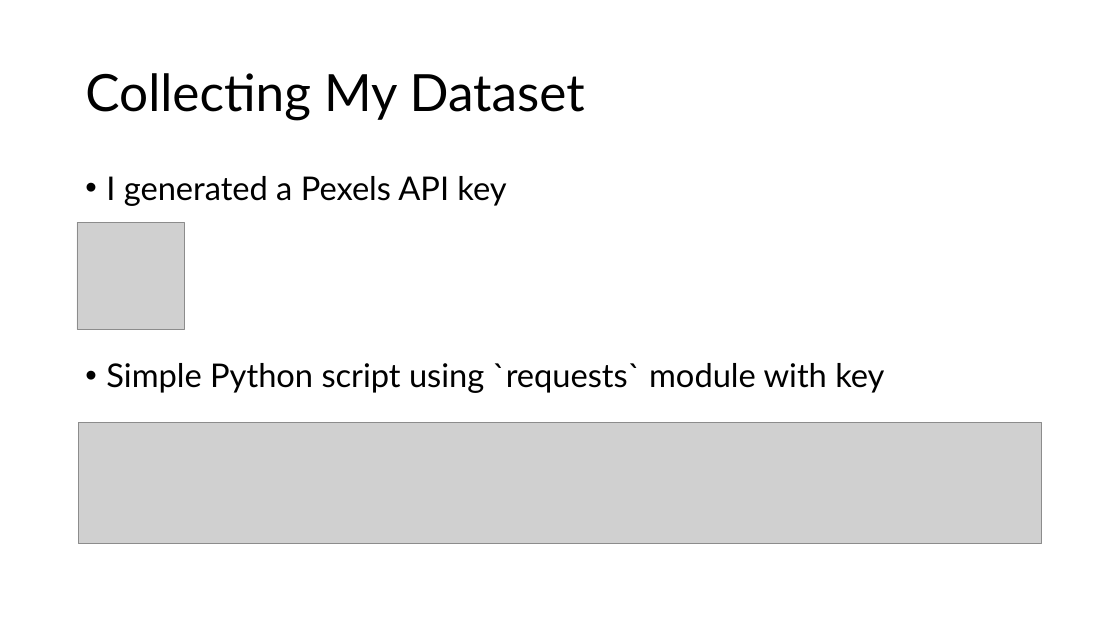
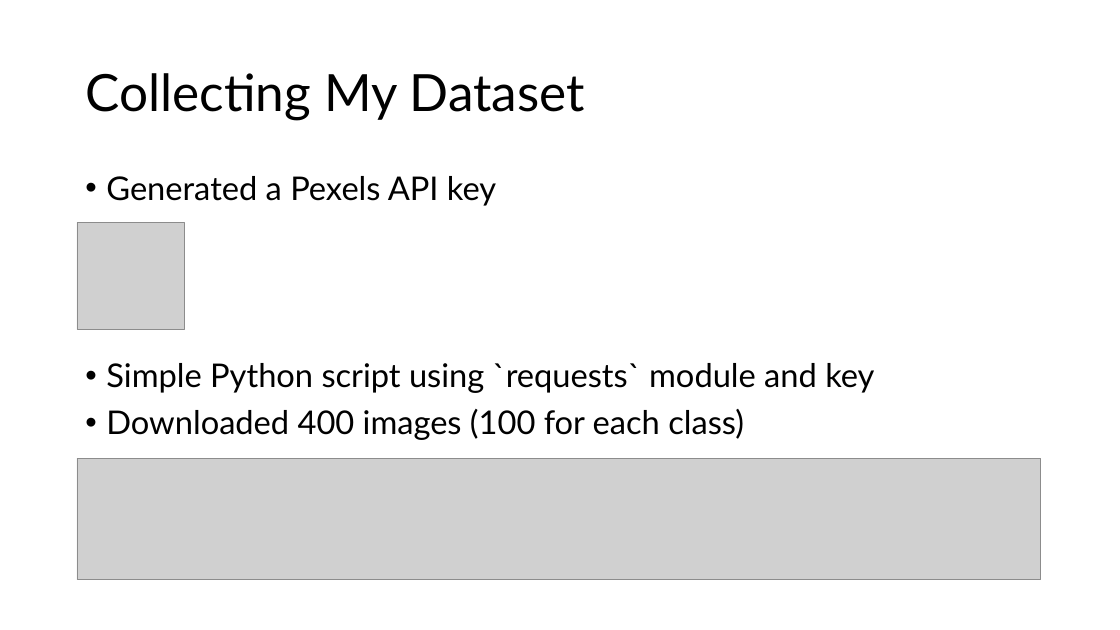
Before and after one commit to henryroeth/cpsc386-cv-project, a slide deck: slide 4 of docs/Project_Presentation_HKR.pptx. Drawn at 1120x630 pixels with LibreOffice and Linux fonts; fonts in the diff are those of the drawing; grey boxes stand for pictures. Boxes give left, top, right and bottom in pixels: in the first picture for what was removed or moved away, otherwise in the second. Text is boxed around its words. In the diff, an @@ line names an element or a change of style, - is before the commit and + after.

```diff
--- a/docs/Project_Presentation_HKR.pptx
+++ b/docs/Project_Presentation_HKR.pptx
@@ text at bbox=[106, 176, 874, 440]: text changed @@
-• I generated a Pexels API key
-• Simple Python script using `requests` module with key
+• Generated a Pexels API key
+• Simple Python script using `requests` module and key
+• Downloaded 400 images (100 for each class)
@@ picture: place and size @@
-picture at bbox=[78, 422, 1042, 544]
+picture at bbox=[77, 458, 1041, 580]
```
Also in this commit, not shown: 3 other slides changed, 5 slides added, 2 slides removed.
